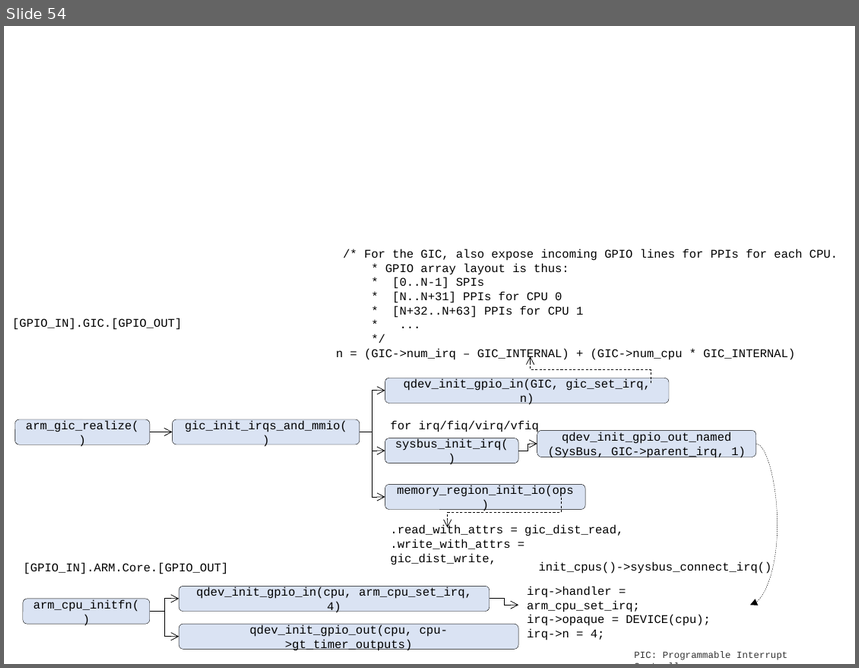
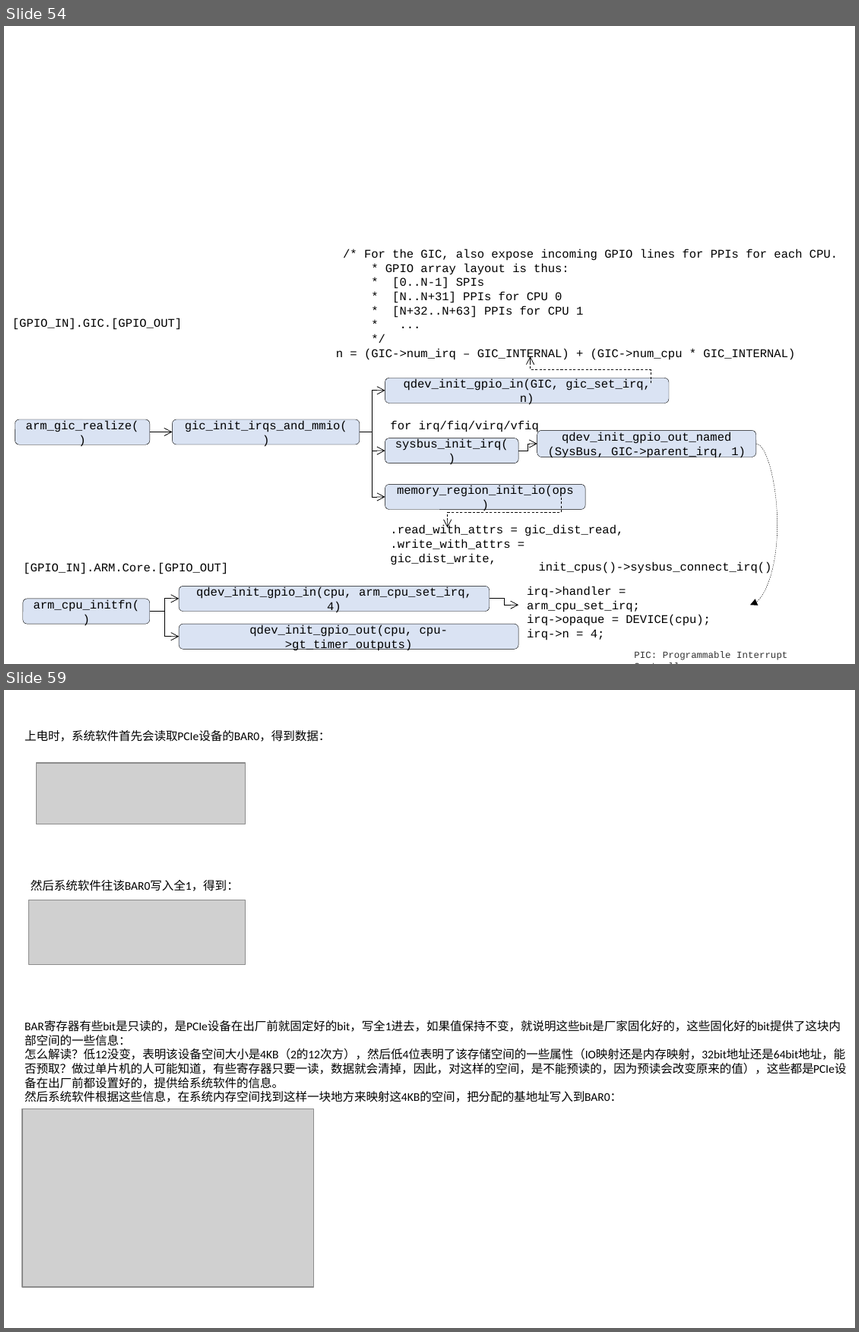
Before and after one commit to movetobe/xxx, a slide deck: xxx.pptx. Shown one above the other, each under a label of ours: slide 54 before the commit, slides 54 and 59 after it; the slides between them are not shown. The pictures are 859x668 and 859x1332 pixels, drawn with LibreOffice and Linux fonts; fonts in the diff are those of the drawing; grey boxes stand for pictures. Boxes give left, top, right and bottom in pixels: in the first picture for what was removed or moved away, otherwise in the second. Text is boxed around its words. In the diff, an @@ line names an element or a change of style, - is before the commit and + after.

```diff
--- a/xxx.pptx
+++ b/xxx.pptx
@@ slide 59 added at box(4, 690, 855, 1328), background #FFFFFF @@
@@ text added at box(25, 730, 330, 742), 10 pt, text #000000 @@
+上电时，系统软件首先会读取PCIe设备的BAR0，得到数据：
@@ picture added at box(37, 763, 246, 825) @@
@@ text added at box(31, 880, 239, 891), 10 pt, text #000000 @@
+然后系统软件往该BAR0写入全1，得到：
@@ picture added at box(28, 901, 246, 965) @@
@@ text added at box(25, 1021, 847, 1103), 10 pt, text #000000 @@
+BAR寄存器有些bit是只读的，是PCIe设备在出厂前就固定好的bit，写全1进去，如果值保持不变，就说明这些bit是厂家固化好的，这些固化好的bit提供了这块内部空间的一些信息：
+怎么解读？低12没变，表明该设备空间大小是4KB（2的12次方），然后低4位表明了该存储空间的一些属性（IO映射还是内存映射，32bit地址还是64bit地址，能否预取？做过单片机的人可能知道，有些寄存器只要一读，数据就会清掉，因此，对这样的空间，是不能预读的，因为预读会改变原来的值），这些都是PCIe设备在出厂前都设置好的，提供给系统软件的信息。
+然后系统软件根据这些信息，在系统内存空间找到这样一块地方来映射这4KB的空间，把分配的基地址写入到BAR0：
@@ picture added at box(22, 1110, 314, 1287) @@
```
Also in this commit, not shown: 4 other slides added, 13 other files.
